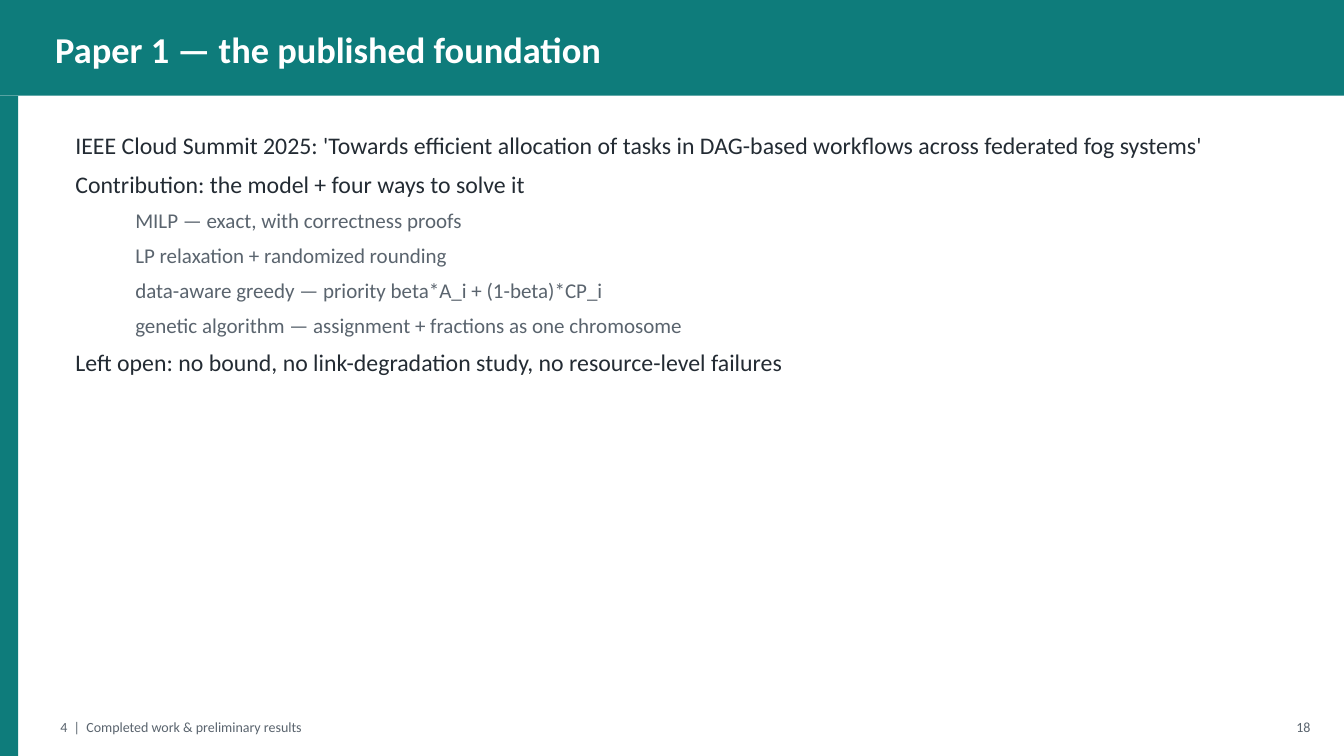
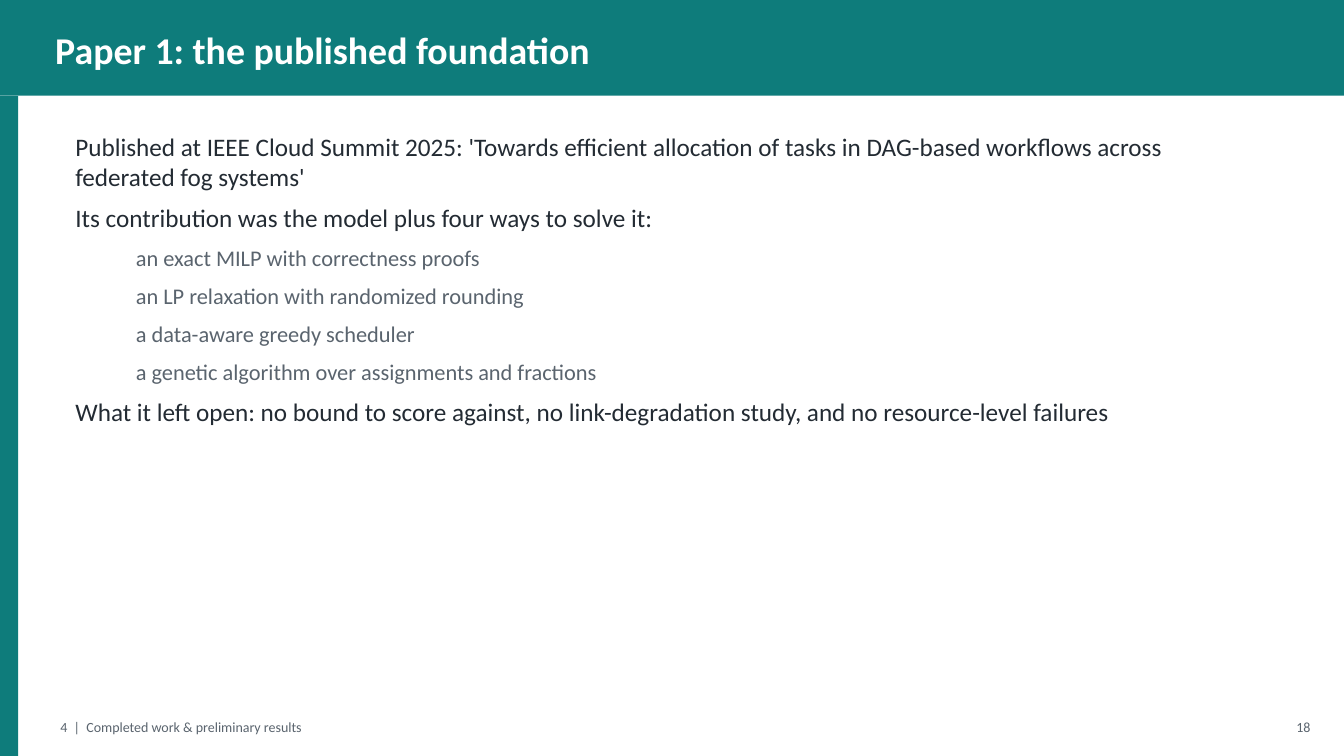
Before and after one commit to gayanigupta/data-aware-scheduling, a slide deck: slide 19 of slides/data-aware-scheduling.pptx. Drawn at 1344x756 pixels with LibreOffice and Linux fonts; fonts in the diff are those of the drawing. Boxes give left, top, right and bottom in pixels: in the first picture for what was removed or moved away, otherwise in the second. Text is boxed around its words. In the diff, an @@ line names an element or a change of style, - is before the commit and + after.

Commit message:
Humanize slide text, enlarge fonts, list both advisors

```diff
--- a/slides/data-aware-scheduling.pptx
+++ b/slides/data-aware-scheduling.pptx
@@ text at <box>55,37,590,70</box>: text changed; size 26 to 27 pt @@
-Paper 1 — the published foundation
+Paper 1: the published foundation
@@ text at <box>75,138,1161,426</box>: text changed; size 17 to 18 pt @@
-IEEE Cloud Summit 2025: 'Towards efficient allocation of tasks in DAG-based workflows across federated fog systems'
-Contribution: the model + four ways to solve it
-  MILP — exact, with correctness proofs
-  LP relaxation + randomized rounding
-  data-aware greedy — priority beta*A_i + (1-beta)*CP_i
-  genetic algorithm — assignment + fractions as one chromosome
-Left open: no bound, no link-degradation study, no resource-level failures
+Published at IEEE Cloud Summit 2025: 'Towards efficient allocation of tasks in DAG-based workflows across federated fog systems'
+Its contribution was the model plus four ways to solve it:
+  an exact MILP with correctness proofs
+  an LP relaxation with randomized rounding
+  a data-aware greedy scheduler
+  a genetic algorithm over assignments and fractions
+What it left open: no bound to score against, no link-degradation study, and no resource-level failures
```
Also in this commit, not shown: 44 other slides changed, 1 other file.
